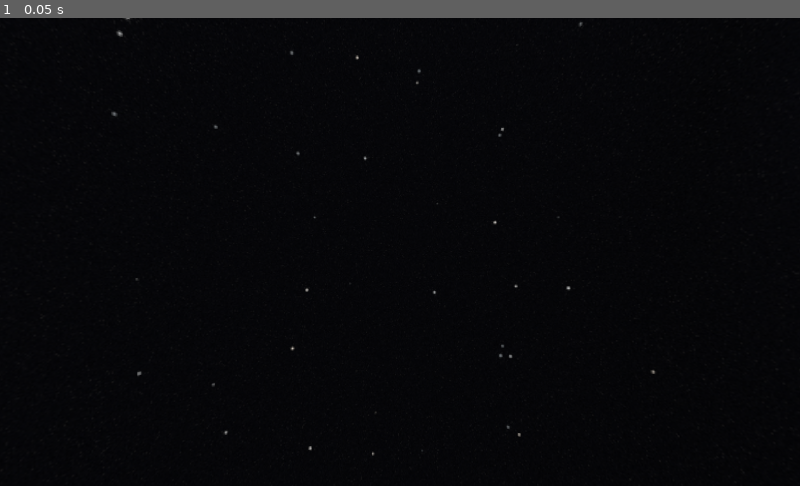
Above: before the commit, frame 1.
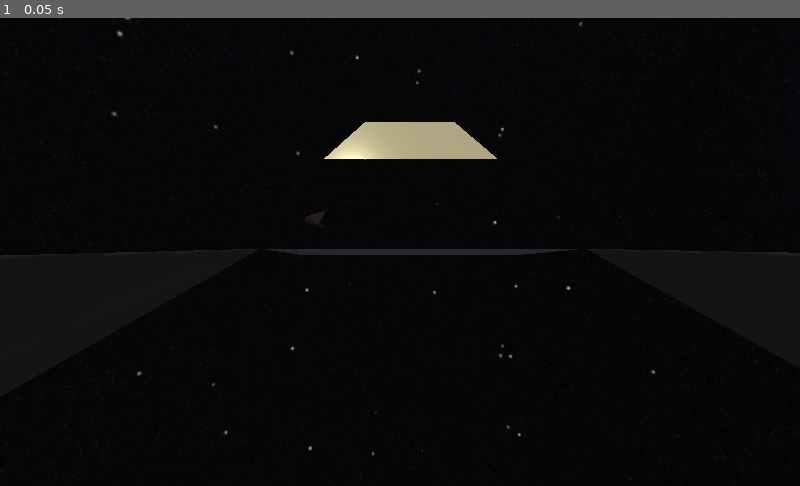
Above: after the commit, the same moment.

Repository: peternatewood/space-game
Game: Godot game, scene res://mission.tscn
The game is run twice, just before and just after one commit, with the same random seed, the same clock (stepped at 60 frames per second) and the same inputs.
Inputs:
- Up to frame 1 (0.05 s): no input

The runs differ from the first frame. In frame 1, 1.8% of the frame differs, in the area x 0-100%, y 22-56%.

Commit message:
Add fighter ship to mission scene

Diff:
--- a/mission.tscn
+++ b/mission.tscn
@@ -1,6 +1,7 @@
-[gd_scene load_steps=4 format=2]
+[gd_scene load_steps=5 format=2]
 
 [ext_resource path="res://images/stars_panorama.png" type="Texture" id=1]
+[ext_resource path="res://models/fighter_spider/fighter_spider.dae" type="PackedScene" id=2]
 
 [sub_resource type="PanoramaSky" id=1]
 panorama = ExtResource( 1 )
@@ -22,3 +23,5 @@
 transform = Transform( 0.866025, 0.482963, -0.12941, 0, 0.258819, 0.965926, 0.5, -0.836516, 0.224144, 0, 8, 2 )
 
 [node name="Camera" type="Camera" parent="."]
+
+[node name="Player" parent="." instance=ExtResource( 2 )]
